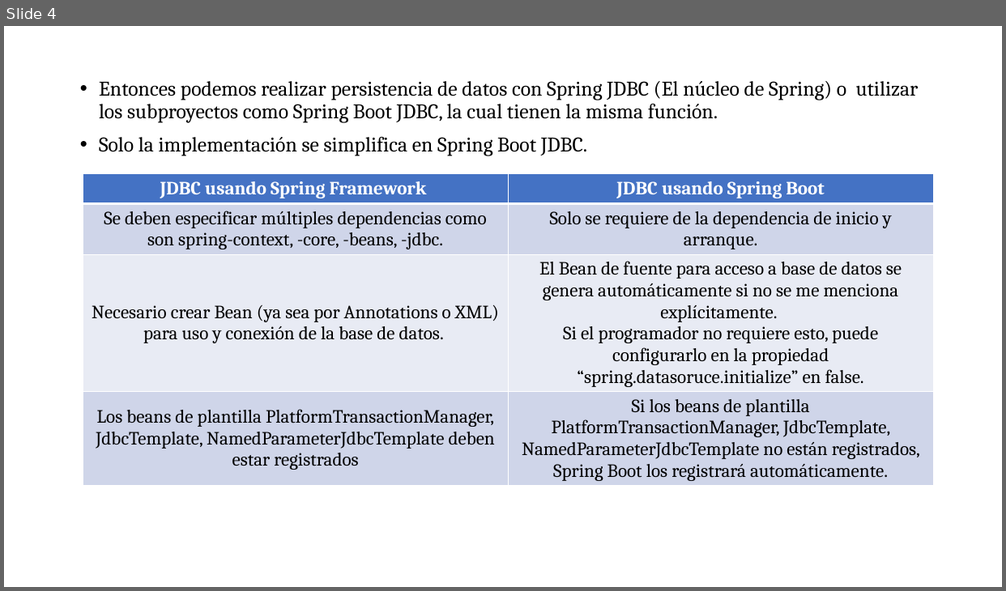
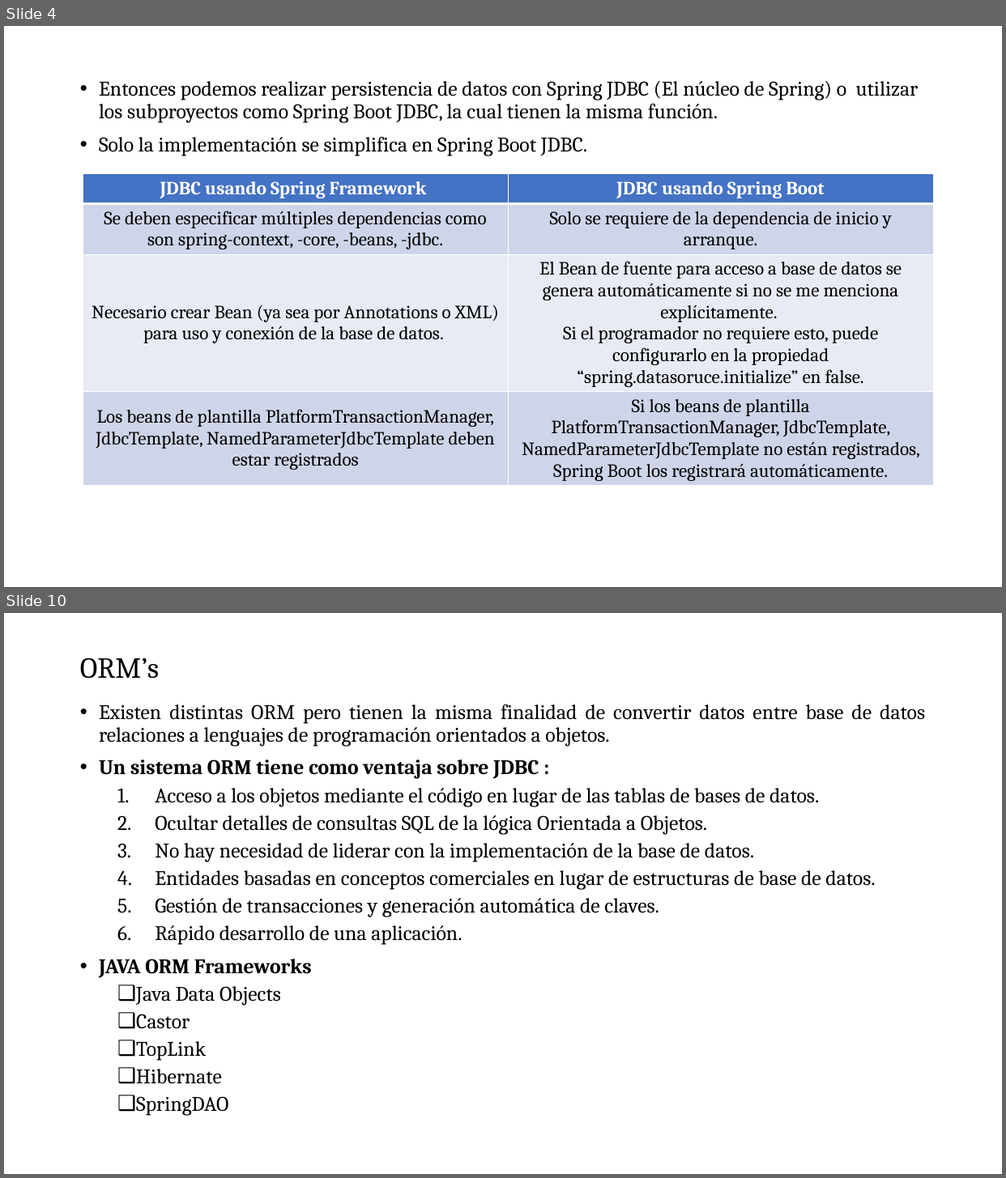
Before and after one commit to soycperez/persistencia-spring-framework, a slide deck: Persistencia con JDBC.pptx. Shown one above the other, each under a label of ours: slide 4 before the commit, slides 4 and 10 after it; the slides between them are not shown. The pictures are 1006x591 and 1006x1178 pixels, drawn with LibreOffice and Linux fonts; fonts in the diff are those of the drawing; background and template pictures are left out. Boxes give left, top, right and bottom in pixels: in the first picture for what was removed or moved away, otherwise in the second. Text is boxed around its words. In the diff, an @@ line names an element or a change of style, - is before the commit and + after.

```diff
--- a/Persistencia con JDBC.pptx
+++ b/Persistencia con JDBC.pptx
@@ slide 10 added at box(4, 613, 1002, 1174), background picture (left out) @@
@@ title added at box(80, 658, 159, 679), 28 pt, text #000000 @@
+ORM’s
@@ text added at box(99, 704, 925, 1116), 20 pt, text #000000 @@
+• Existen distintas ORM pero tienen la misma finalidad de convertir datos entre base de datos relaciones a lenguajes de programación orientados a objetos.
+• Un sistema ORM tiene como ventaja sobre JDBC :
+  1. Acceso a los objetos mediante el código en lugar de las tablas de bases de datos.
+  2. Ocultar detalles de consultas SQL de la lógica Orientada a Objetos.
+  3. No hay necesidad de liderar con la implementación de la base de datos.
+  4. Entidades basadas en conceptos comerciales en lugar de estructuras de base de datos.
+  5. Gestión de transacciones y generación automática de claves.
+  6. Rápido desarrollo de una aplicación.
+• JAVA ORM Frameworks
+  ❑ Java Data Objects
+  ❑ Castor
+  ❑ TopLink
+  ❑ Hibernate
+  ❑ SpringDAO
```
Also in this commit, not shown: 3 slides changed, 4 other slides added, 1 slide removed.
